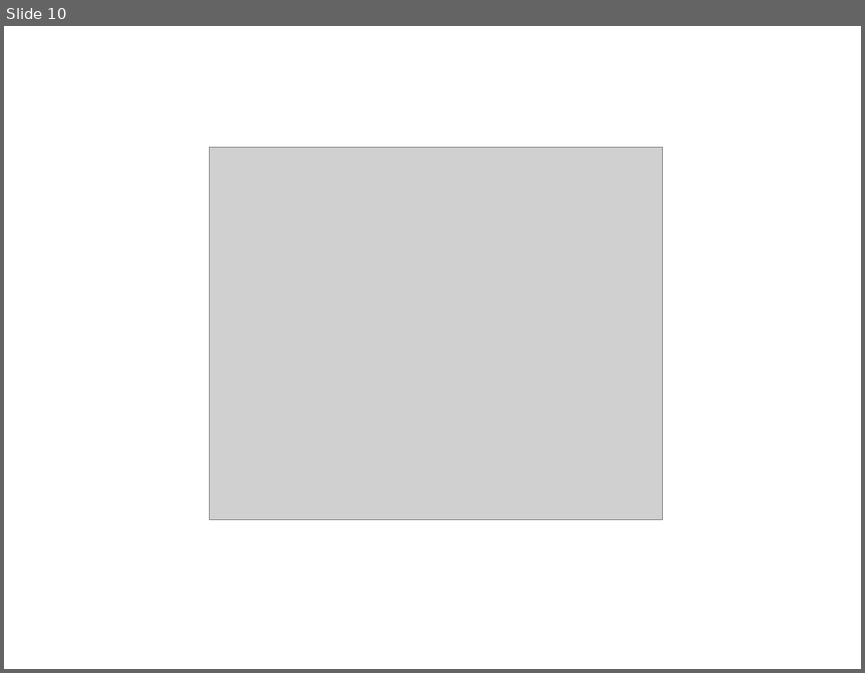
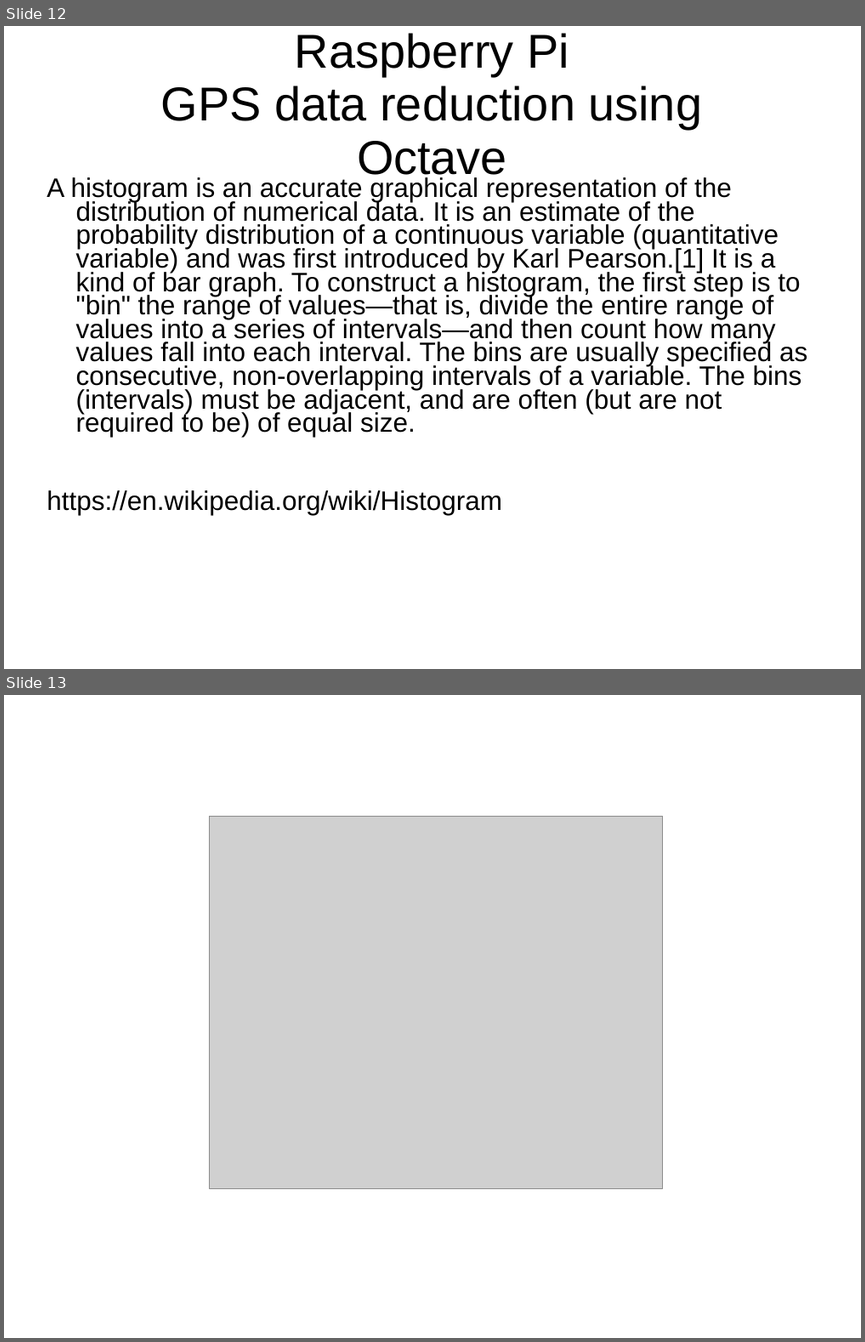
Before and after one commit to develone/EKIS, a slide deck: presentations/Raspberrypi_data_reduction.ppt. Shown one above the other, each under a label of ours: slide 10 before the commit, slides 12 and 13 after it. The pictures are 865x673 and 865x1342 pixels, drawn with LibreOffice and Linux fonts; fonts in the diff are those of the drawing; grey boxes stand for pictures. Boxes give left, top, right and bottom in pixels: in the first picture for what was removed or moved away, otherwise in the second. Text is boxed around its words. In the diff, an @@ line names an element or a change of style, - is before the commit and + after.

```diff
--- a/presentations/Raspberrypi_data_reduction.ppt
+++ b/presentations/Raspberrypi_data_reduction.ppt
@@ slide 12 added at (4, 26, 861, 669), background #FFFFFF @@
@@ title added at (161, 33, 703, 182), 44 pt, text #000000 @@
+Raspberry Pi
+GPS data reduction using
+Octave
@@ text added at (46, 177, 807, 515), 24.8 pt, text #000000 @@
+A histogram is an accurate graphical representation of the distribution of numerical data. It is an estimate of the probability distribution of a continuous variable (quantitative variable) and was first introduced by Karl Pearson.[1] It is a kind of bar graph. To construct a histogram, the first step is to "bin" the range of values—that is, divide the entire range of values into a series of intervals—and then count how many values fall into each interval. The bins are usually specified as consecutive, non-overlapping intervals of a variable. The bins (intervals) must be adjacent, and are often (but are not required to be) of equal size.
+https://en.wikipedia.org/wiki/Histogram
@@ what was slide 10 is now slide 13 @@
```
Also in this commit, not shown: 6 other slides added, 4 slides removed, 5 other files.
